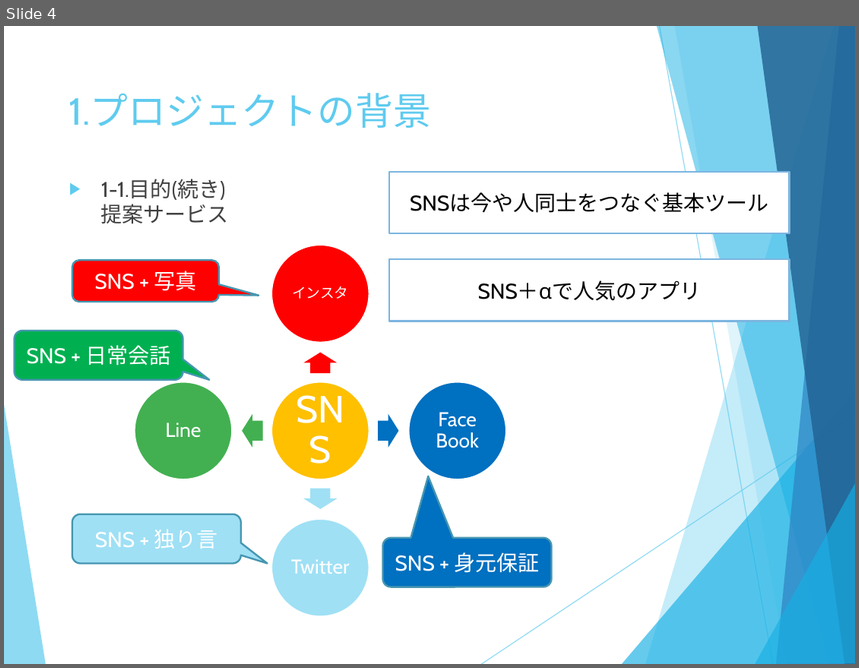
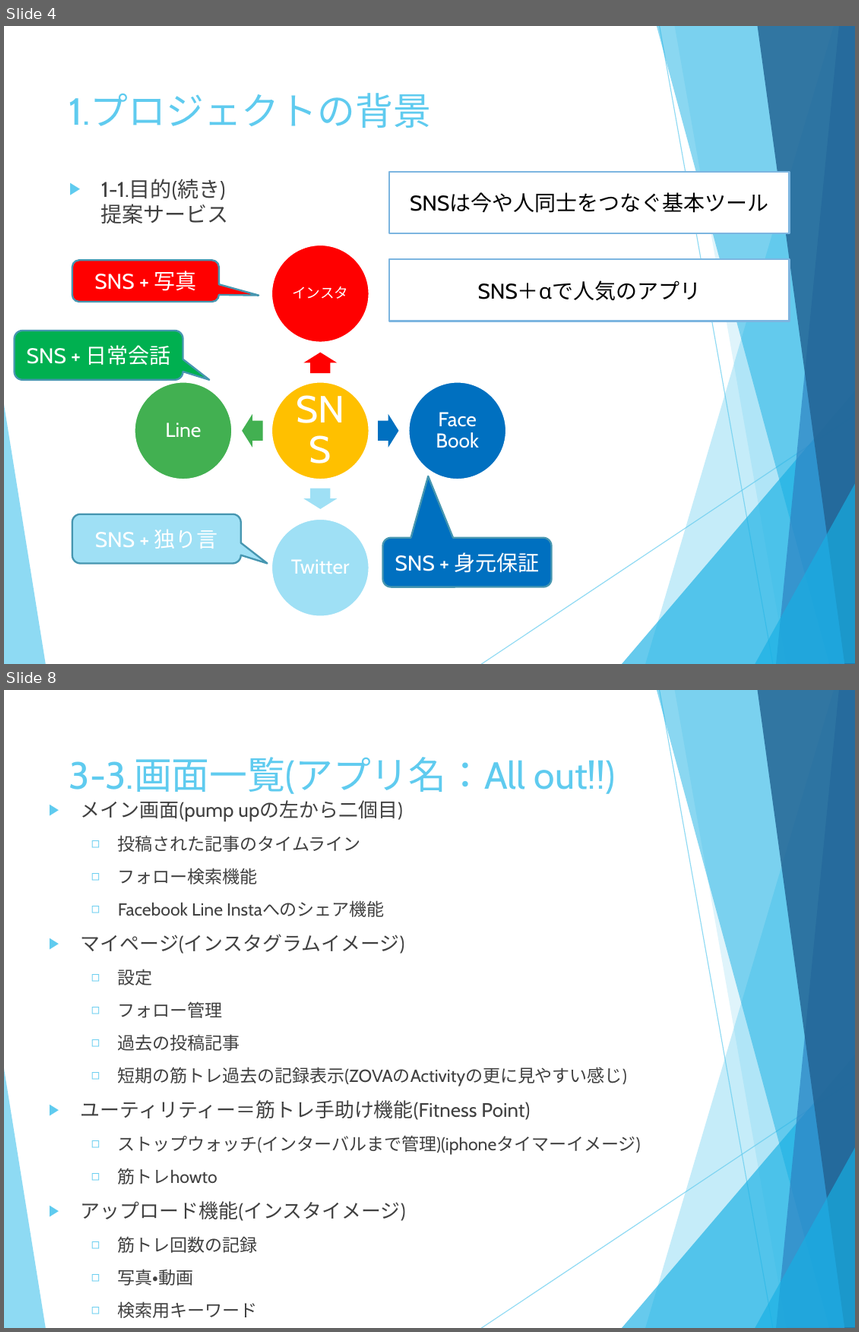
Before and after one commit to junteruki/Muscle-training-SNS, a slide deck: MuscleSNS_企画書兼要件定義書_照屋_v1.pptx. Shown one above the other, each under a label of ours: slide 4 before the commit, slides 4 and 8 after it; the slides between them are not shown. The pictures are 859x668 and 859x1332 pixels, drawn with LibreOffice and Linux fonts; fonts in the diff are those of the drawing. Boxes give left, top, right and bottom in pixels: in the first picture for what was removed or moved away, otherwise in the second. Text is boxed around its words. In the diff, an @@ line names an element or a change of style, - is before the commit and + after.

```diff
--- a/MuscleSNS_企画書兼要件定義書_照屋_v1.pptx
+++ b/MuscleSNS_企画書兼要件定義書_照屋_v1.pptx
@@ slide 8 added at (x1=4, y1=690, x2=855, y2=1328), background #FFFFFF; not listed: 10 template elements that a slide beside it also shows @@
@@ title added at (x1=69, y1=757, x2=616, y2=794), 32 pt, text #5FCBEF @@
+3-3.画面一覧(アプリ名：All out!!)
@@ text added at (x1=81, y1=800, x2=641, y2=1319), 14.8 pt, text #404040 @@
+▶ メイン画面(pump upの左から二個目)
+  ◻ 投稿された記事のタイムライン
+  ◻ フォロー検索機能
+  ◻ Facebook Line Instaへのシェア機能
+▶ マイページ(インスタグラムイメージ)
+  ◻ 設定
+  ◻ フォロー管理
+  ◻ 過去の投稿記事
+  ◻ 短期の筋トレ過去の記録表示(ZOVAのActivityの更に見やすい感じ)
+▶ ユーティリティー＝筋トレ手助け機能(Fitness Point)
+  ◻ ストップウォッチ(インターバルまで管理)(iphoneタイマーイメージ)
+  ◻ 筋トレhowto
+▶ アップロード機能(インスタイメージ)
+  ◻ 筋トレ回数の記録
+  ◻ 写真・動画
+  ◻ 検索用キーワード
+  ◻ Facebook Line Instaへのシェア機能
```
Also in this commit, not shown: 4 other slides added, 1 slide removed.
